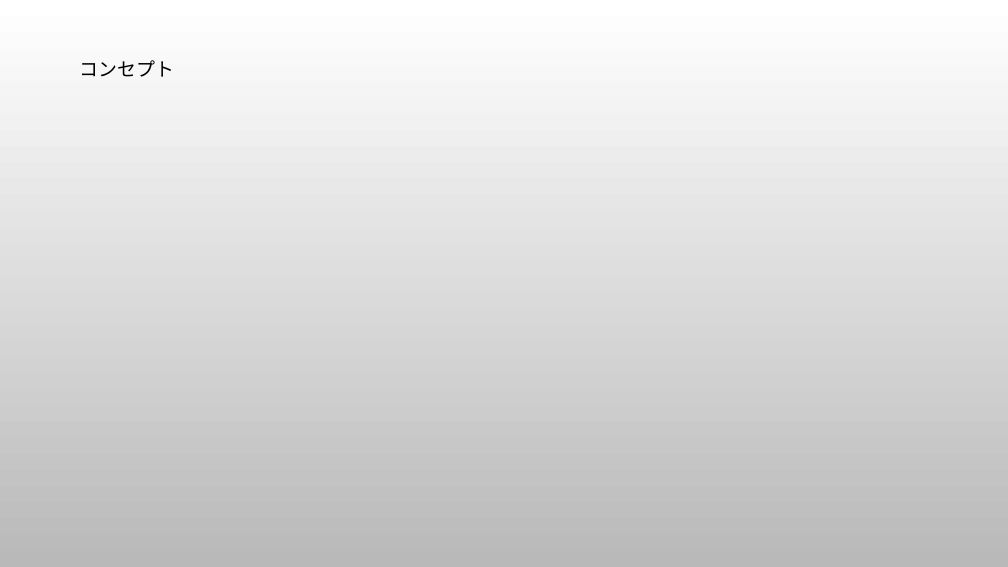
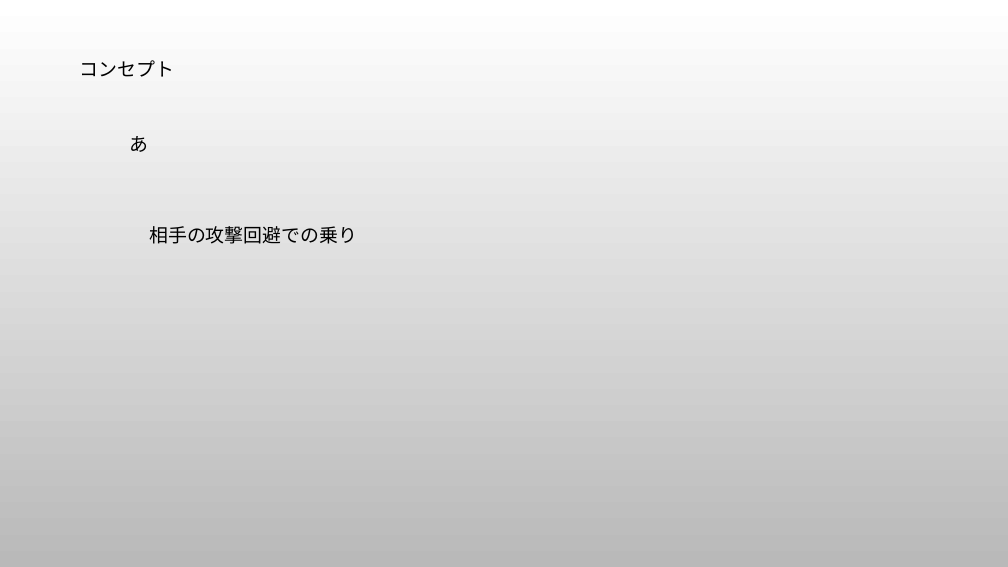
Before and after one commit to kiryo06/Game2025, a slide deck: slide 3 of プレゼンテーション1.pptx. Drawn at 1008x567 pixels with LibreOffice and Linux fonts; fonts in the diff are those of the drawing; background and template pictures are left out. Boxes give left, top, right and bottom in pixels: in the first picture for what was removed or moved away, otherwise in the second. Text is boxed around its words. In the diff, an @@ line names an element or a change of style, - is before the commit and + after.

Commit message:
up

```diff
--- a/プレゼンテーション1.pptx
+++ b/プレゼンテーション1.pptx
@@ text added at (x1=129, y1=136, x2=148, y2=152), 18 pt, text #000000 @@
+あ
@@ text added at (x1=149, y1=226, x2=357, y2=244), 18 pt, text #000000 @@
+相手の攻撃回避での乗り
```
